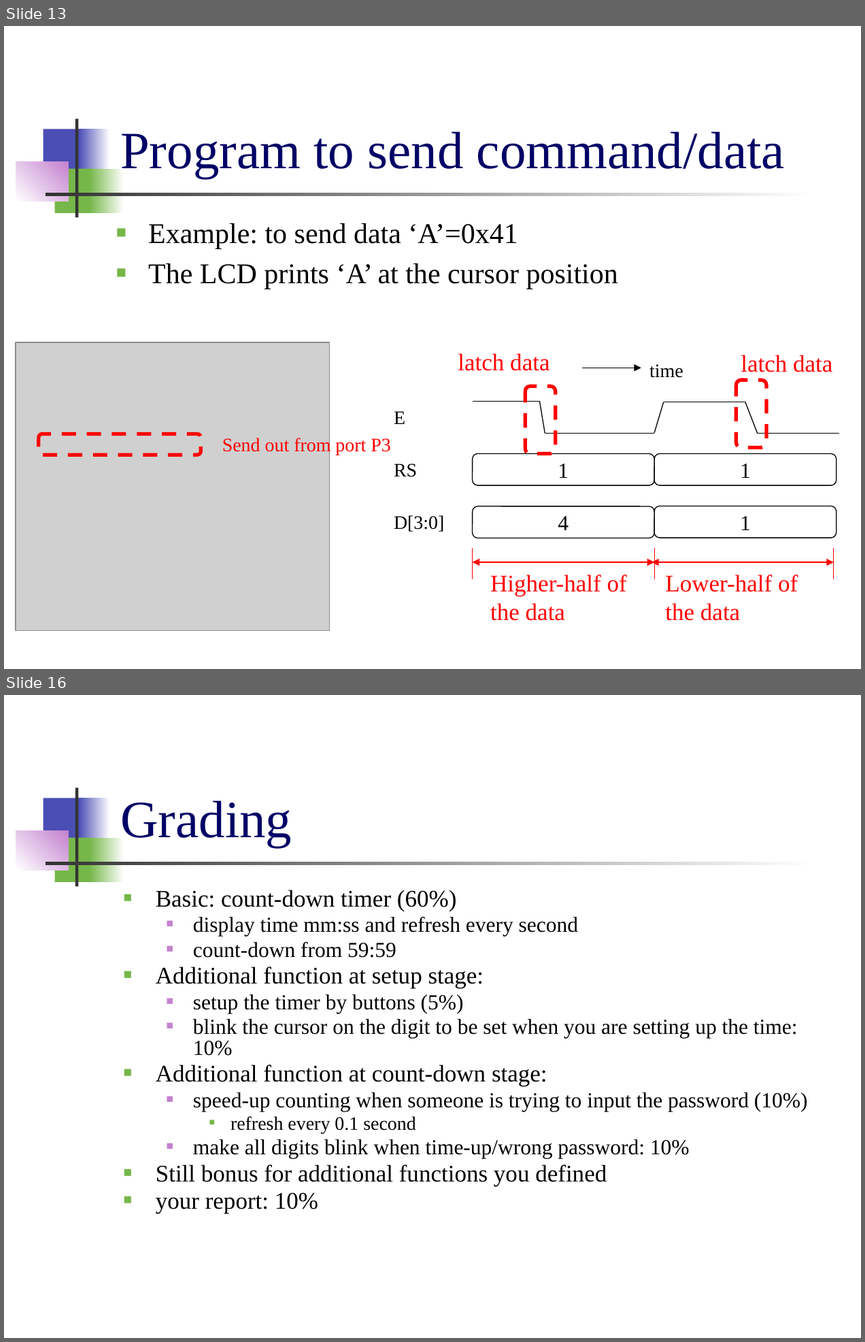
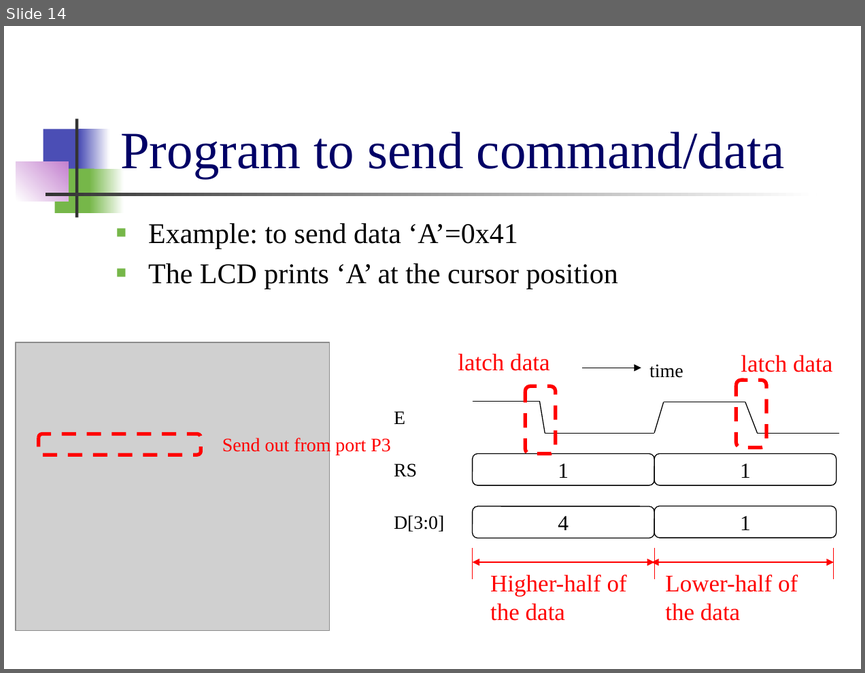
Before and after one commit to CGUSystemCourses/MicroProcessorsLab-2015, a slide deck: Labs/Lab05-LCD/Lab05-LCD.pptx. Shown one above the other, each under a label of ours: slides 13 and 16 before the commit, slide 14 after it; the slides between them are not shown. The pictures are 865x1342 and 865x673 pixels, drawn with LibreOffice and Linux fonts; fonts in the diff are those of the drawing; grey boxes stand for pictures. Boxes give left, top, right and bottom in pixels: in the first picture for what was removed or moved away, otherwise in the second. Text is boxed around its words. In the diff, an @@ line names an element or a change of style, - is before the commit and + after.

```diff
--- a/Labs/Lab05-LCD/Lab05-LCD.pptx
+++ b/Labs/Lab05-LCD/Lab05-LCD.pptx
@@ slide 16 removed at box(4, 695, 861, 1338), background #FFFFFF; not listed: 7 template elements that a slide beside it also shows @@
@@ title removed at box(120, 800, 292, 847) @@
-Grading
@@ text removed at box(156, 889, 808, 1214) @@
-■ Basic: count-down timer (60%)
-  ■ display time mm:ss and refresh every second
-  ■ count-down from 59:59
-■ Additional function at setup stage:
-  ■ setup the timer by buttons (5%)
-  ■ blink the cursor on the digit to be set when you are setting up the time: 10%
-■ Additional function at count-down stage:
-  ■ speed-up counting when someone is trying to input the password (10%)
-    ■ refresh every 0.1 second
-  ■ make all digits blink when time-up/wrong password: 10%
-■ Still bonus for additional functions you defined
-■ your report: 10%
@@ what was slide 13 is now slide 14 @@
```
Also in this commit, not shown: 1 slide changed, 1 slide added, 3 other slides removed, 1 other file.
